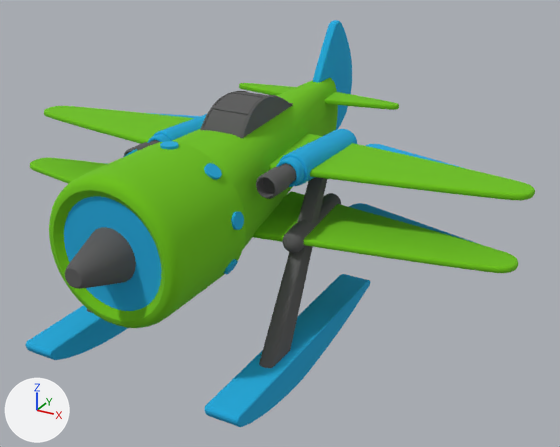
One commit to the glTF model assets/new.glb: the scene before it, then after it.
Before and after are seen from a camera (50 mm lens) standing at (1.201, -1.951, 0.873) and looking at (0.121, 0.012, -0.109). Arrows for +X, +Y and +Z are at lower left; the lights stay in place. Where no turn or scale is listed for an object, it has been applied to the vertices. Vertices at the same position are counted once.

The scene before the commit, as lines of its bpy script (objects in view):
```python
me_untitled_007 = bpy.data.meshes.new('Untitled.007')
me_untitled_007.from_pydata(...)  # 888 vertices, 1768 faces; spans x -0.71..0.0, y -0.415..0.419, z -0.092..0.01
me_untitled_007.materials.append(mat_синий)  # cyan #18a9dd
me_untitled_013 = bpy.data.meshes.new('Untitled.013')
me_untitled_013.from_pydata(...)  # 208 vertices, 408 faces; spans x -0.608..0.045, y -0.27..0.265, z -0.188..0.248
me_untitled_013.materials.append(mat_черный)  # dark grey #5b5b5b
me_untitled_015 = bpy.data.meshes.new('Untitled.015')
me_untitled_015.from_pydata(...)  # 40 vertices, 38 faces; spans x -0.153..0.153, y -0.302, z -0.153..0.153
me_untitled_015.materials.append(mat_синий)  # cyan #18a9dd
ob_крышканоса002 = bpy.data.objects.new('КрышкаНоса002', me_untitled_015)
ob_крышканоса002.location = (0.004, -0.337, 0.031)
ob_ноги001 = bpy.data.objects.new('Ноги001', me_untitled_013)
ob_ноги001.location = (0.294, -0.164, -0.132)
ob_поплавки = bpy.data.objects.new('Поплавки', me_untitled_007)
ob_поплавки.location = (0.369, -0.236, -0.329)
# also in view: 'Кабина002' at (0.008, 0.041, 0.244); 'Корпус' at (0.003, 0.112, 0.047); 'Хвост005' at (0.005, 0.627, 0.205); 'Колено001' at (0.013, -0.029, -0.057); 'Пулеметы' at (0.0, 0.054, 0.115)
```
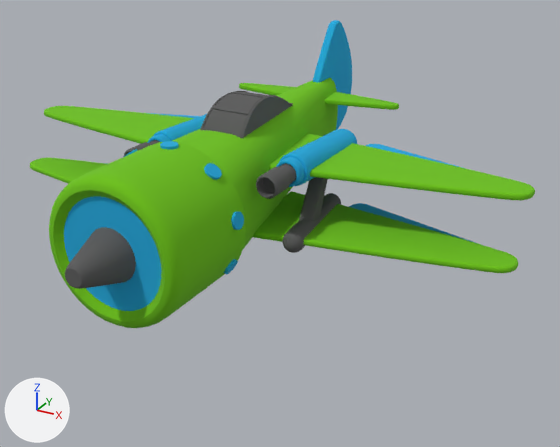
Diff of the bpy script that builds the scene:
```diff
--- a/assets/new.glb.py
+++ b/assets/new.glb.py
@@ me_untitled_013 @@
 # used by ob_ноги001; location = (0.294, -0.164, -0.132)
-me_untitled_013.from_pydata(...)  # 208 vertices, 408 faces; spans x -0.608..0.045, y -0.27..0.265, z -0.188..0.248
+me_untitled_013.from_pydata(...)  # 312 vertices, 412 faces; spans x -0.558..-0.01, y 0.038..0.265, z 0.068..0.248
+# me_untitled_013 part 1: 52 vertices removed from x 0.0..0.045, y -0.27..-0.146, z -0.188
 me_untitled_013.materials.append(mat_черный)
@@ ob_поплавки @@
-ob_поплавки = bpy.data.objects.new('Поплавки', me_untitled_007)
-ob_поплавки.location = (0.369, -0.236, -0.329)
```

Boxes [x1, y1, x2, y2] around the edits, measured in the pictures (560 x 447 px):
'Поплавки', deleted (cyan)
    before: [25, 274, 370, 427]
'Ноги001', reshaped
    before: [87, 177, 327, 368]
    after: [299, 177, 328, 221]
part 1 of me_untitled_013, deleted (black)
    before: [259, 177, 327, 368]
